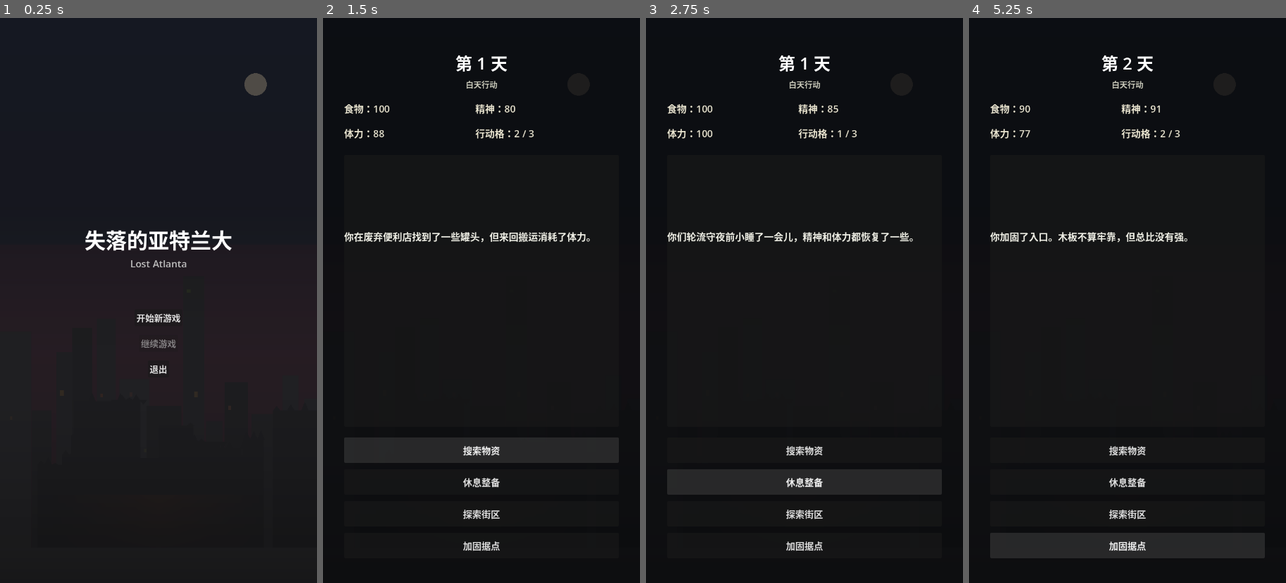
Above: before the commit, frames 1-4 (left to right).
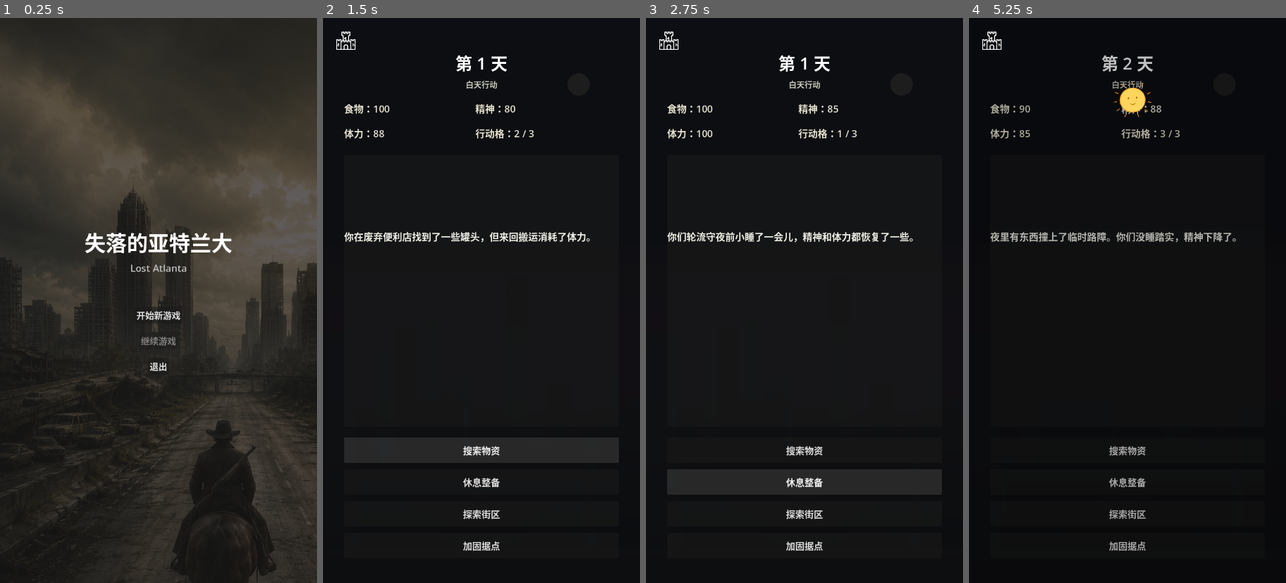
Above: after the commit, the same moments.

Repository: superlinjingxiang/The-Lost-Atlanta
Game: Godot game, scene res://scenes/MainMenu.tscn
Two runs of this game, one before a commit and one after it. Both use one fixed random seed, a clock stepped at 60 frames per second and the inputs below.
Inputs (mouse positions are in pixels of both pictures, inside the frame that each line leads up to):
- Up to frame 1 (0.25 s): no input
- Up to frame 2 (1.5 s): click "开始新游戏" at 0.5 s; click "搜索物资" at 1.25 s
- Up to frame 3 (2.75 s): click "休息整备" at 2 s
- Up to frame 4 (5.25 s): click "探索街区" at 2.75 s; click (991, 40) at 3.52 s; click "处理夜晚事件" at 4.25 s; click "加固据点" at 5 s

The runs differ from the first frame. In frame 1, 45% of the frame differs, in the area x 0-100%, y 2-100%; in frame 2, less than 0.1%; in frame 3, less than 0.1%; in frame 4, 6.0%.

Commit message:
🎮 第二阶段：游戏核心循环与主菜单完善
- 实现白/夜晚回合制游戏循环
- 完善主菜单UI（图标按钮、背景美化）
- 新增资源管理：食物/精神/体力
- 新增阶段管理器（PhaseManager）
- 新增多张UI素材（太阳/月亮/图标）
- 更新开发进度文档

Diff:
--- a/scenes/Game.tscn
+++ b/scenes/Game.tscn
@@ -1,7 +1,10 @@
-[gd_scene load_steps=3 format=3]
+[gd_scene load_steps=6 format=3]
 
 [ext_resource type="Texture2D" path="res://assets/images/ui/bg.png" id="1"]
 [ext_resource type="Script" path="res://scripts/Game.gd" id="2"]
+[ext_resource type="Texture2D" path="res://assets/images/ui/sun.png" id="3"]
+[ext_resource type="Texture2D" path="res://assets/images/ui/moon.png" id="4"]
+[ext_resource type="Texture2D" path="res://assets/images/ui/back_to_menu_icon.png" id="5"]
 
 [node name="Game" type="CanvasLayer"]
 script = ExtResource("2")
@@ -19,9 +22,11 @@
 color = Color(0.04, 0.045, 0.055, 0.68)
 
 [node name="RootMargin" type="MarginContainer" parent="."]
-anchors_preset = 15
-anchor_right = 1.0
+anchor_left = 0.5
+anchor_right = 0.5
 anchor_bottom = 1.0
+offset_left = -360.0
+offset_right = 360.0
 theme_override_constants/margin_left = 48
 theme_override_constants/margin_top = 72
 theme_override_constants/margin_right = 48
@@ -112,3 +117,44 @@
 text = "处理夜晚事件"
 theme_override_font_sizes/font_size = 22
 visible = false
+
+[node name="BackToMenuButton" type="Button" parent="."]
+anchor_left = 0.5
+anchor_right = 0.5
+offset_left = -336.0
+offset_top = 24.0
+offset_right = -280.0
+offset_bottom = 80.0
+z_index = 10
+tooltip_text = "返回主菜单"
+custom_minimum_size = Vector2(56, 56)
+icon = ExtResource("5")
+flat = true
+expand_icon = true
+
+[node name="DayNightTransition" type="Control" parent="."]
+visible = false
+anchor_right = 1.0
+anchor_bottom = 1.0
+mouse_filter = 2
+
+[node name="Dim" type="ColorRect" parent="DayNightTransition"]
+anchor_right = 1.0
+anchor_bottom = 1.0
+color = Color(0, 0, 0, 0.55)
+
+[node name="SunIcon" type="TextureRect" parent="DayNightTransition"]
+visible = false
+offset_right = 128.0
+offset_bottom = 128.0
+texture = ExtResource("3")
+expand_mode = 1
+stretch_mode = 5
+
+[node name="MoonIcon" type="TextureRect" parent="DayNightTransition"]
+visible = false
+offset_right = 128.0
+offset_bottom = 128.0
+texture = ExtResource("4")
+expand_mode = 1
+stretch_mode = 5
--- a/scenes/MainMenu.tscn
+++ b/scenes/MainMenu.tscn
@@ -1,84 +1,93 @@
- [gd_scene load_steps=3 format=3]
+[gd_scene format=3 uid="uid://b3ffw4lnmmn8p"]
 
- [ext_resource type="Texture2D" path="res://assets/images/ui/bg.png" id="1"]
- [ext_resource type="Script" path="res://scripts/MainMenu.gd" id="2"]
+[ext_resource type="Texture2D" uid="uid://dpmq6pgvu5p2s" path="res://assets/images/ui/main_menu_bg.png" id="1"]
+[ext_resource type="Script" uid="uid://c156va8ekt2gi" path="res://scripts/MainMenu.gd" id="2"]
 
- [node name="MainMenu" type="CanvasLayer"]
- script = ExtResource("2")
+[node name="MainMenu" type="CanvasLayer" unique_id=2069917397]
+script = ExtResource("2")
 
- [node name="Background" type="TextureRect" parent="."]
- anchor_right = 1.0
- anchor_bottom = 1.0
- texture = ExtResource("1")
- stretch_mode = 5
- modulate = Color(0.4, 0.4, 0.45, 0.75)
+[node name="Background" type="TextureRect" parent="." unique_id=1055947747]
+modulate = Color(0.4, 0.4, 0.45, 0.75)
+anchors_preset = 15
+anchor_right = 1.0
+anchor_bottom = 1.0
+texture = ExtResource("1")
+stretch_mode = 5
 
- [node name="VBoxContainer" type="VBoxContainer" parent="."]
- anchors_preset = 15
- anchor_right = 1.0
- anchor_bottom = 1.0
- grow_horizontal = 2
- grow_vertical = 2
- size_flags_horizontal = 4
- size_flags_vertical = 4
+[node name="VBoxContainer" type="VBoxContainer" parent="." unique_id=969522567]
+anchors_preset = 15
+anchor_right = 1.0
+anchor_bottom = 1.0
+grow_horizontal = 2
+grow_vertical = 2
+size_flags_horizontal = 4
+size_flags_vertical = 4
 
- [node name="CenterContainer" type="CenterContainer" parent="VBoxContainer"]
- size_flags_horizontal = 4
- size_flags_vertical = 3
+[node name="CenterContainer" type="CenterContainer" parent="VBoxContainer" unique_id=1063853205]
+layout_mode = 2
+size_flags_horizontal = 4
+size_flags_vertical = 3
 
- [node name="ContentVBox" type="VBoxContainer" parent="VBoxContainer/CenterContainer"]
- custom_minimum_size = Vector2(400, 0)
+[node name="ContentVBox" type="VBoxContainer" parent="VBoxContainer/CenterContainer" unique_id=673644238]
+custom_minimum_size = Vector2(400, 0)
+layout_mode = 2
+theme_override_constants/separation = 8
 
- [node name="TitleLabel" type="Label" parent="VBoxContainer/CenterContainer/ContentVBox"]
- horizontal_alignment = 1
- vertical_alignment = 1
- text = "失落的亚特兰大"
- theme_override_colors/font_color = Color(1, 1, 1, 1)
- theme_override_constants/line_spacing = 0
- theme_override_font_sizes/font_size = 48
- size_flags_horizontal = 4
- size_flags_vertical = 0
+[node name="TitleLabel" type="Label" parent="VBoxContainer/CenterContainer/ContentVBox" unique_id=1242323050]
+layout_mode = 2
+size_flags_horizontal = 4
+size_flags_vertical = 0
+theme_override_colors/font_color = Color(1, 1, 1, 1)
+theme_override_constants/line_spacing = 0
+theme_override_font_sizes/font_size = 48
+text = "失落的亚特兰大"
+horizontal_alignment = 1
+vertical_alignment = 1
 
- [node name="SubtitleLabel" type="Label" parent="VBoxContainer/CenterContainer/ContentVBox"]
- horizontal_alignment = 1
- vertical_alignment = 1
- text = "Lost Atlanta"
- theme_override_colors/font_color = Color(0.75, 0.75, 0.75, 1)
- theme_override_font_sizes/font_size = 22
- size_flags_horizontal = 4
- size_flags_vertical = 0
+[node name="SubtitleLabel" type="Label" parent="VBoxContainer/CenterContainer/ContentVBox" unique_id=923339348]
+layout_mode = 2
+size_flags_horizontal = 4
+size_flags_vertical = 0
+theme_override_colors/font_color = Color(0.75, 0.75, 0.75, 1)
+theme_override_font_sizes/font_size = 22
+text = "Lost Atlanta"
+horizontal_alignment = 1
+vertical_alignment = 1
 
- [node name="Spacer" type="Control" parent="VBoxContainer/CenterContainer/ContentVBox"]
- custom_minimum_size = Vector2(0, 80)
- size_flags_horizontal = 0
- size_flags_vertical = 3
+[node name="Spacer" type="Control" parent="VBoxContainer/CenterContainer/ContentVBox" unique_id=1077506945]
+custom_minimum_size = Vector2(0, 56)
+layout_mode = 2
+size_flags_horizontal = 0
+size_flags_vertical = 3
 
- [node name="Buttons" type="VBoxContainer" parent="VBoxContainer/CenterContainer/ContentVBox"]
- size_flags_horizontal = 4
- size_flags_vertical = 0
- theme_override_constants/separation = 20
+[node name="Buttons" type="VBoxContainer" parent="VBoxContainer/CenterContainer/ContentVBox" unique_id=773104914]
+layout_mode = 2
+size_flags_horizontal = 4
+size_flags_vertical = 0
+theme_override_constants/separation = 20
 
- [node name="StartButton" type="Button" parent="VBoxContainer/CenterContainer/ContentVBox/Buttons"]
- size_flags_horizontal = 4
- size_flags_vertical = 0
- text = "开始新游戏"
- theme_override_font_sizes/font_size = 20
+[node name="StartButton" type="Button" parent="VBoxContainer/CenterContainer/ContentVBox/Buttons" unique_id=188501324]
+layout_mode = 2
+size_flags_horizontal = 4
+size_flags_vertical = 0
+theme_override_font_sizes/font_size = 20
+text = "开始新游戏"
 
- [node name="ContinueButton" type="Button" parent="VBoxContainer/CenterContainer/ContentVBox/Buttons"]
- size_flags_horizontal = 4
- size_flags_vertical = 0
- text = "继续游戏"
- theme_override_font_sizes/font_size = 20
- disabled = true
+[node name="ContinueButton" type="Button" parent="VBoxContainer/CenterContainer/ContentVBox/Buttons" unique_id=817146332]
+layout_mode = 2
+size_flags_horizontal = 4
+size_flags_vertical = 0
+theme_override_font_sizes/font_size = 20
+disabled = true
+text = "继续游戏"
 
- [node name="QuitButton" type="Button" parent="VBoxContainer/CenterContainer/ContentVBox/Buttons"]
- size_flags_horizontal = 4
- size_flags_vertical = 0
- text = "退出"
- theme_override_font_sizes/font_size = 20
+[node name="QuitButton" type="Button" parent="VBoxContainer/CenterContainer/ContentVBox/Buttons" unique_id=1624905840]
+layout_mode = 2
+size_flags_horizontal = 4
+size_flags_vertical = 0
+theme_override_font_sizes/font_size = 20
+text = "退出"
 
- [node name="ConfirmDialog" type="AcceptDialog" parent="."]
- dialog_text = "确定要退出游戏吗？"
- dialog_hide_on_ok = true
- close_on_escape = true
- size = Vector2i(320, 130)
+[node name="ConfirmDialog" type="AcceptDialog" parent="." unique_id=1540629480]
+size = Vector2i(320, 130)
+dialog_text = "确定要退出游戏吗？"
--- a/scripts/Game.gd
+++ b/scripts/Game.gd
@@ -12,6 +12,24 @@
 @onready var explore_button: Button = $RootMargin/MainVBox/ActionsVBox/ExploreButton
 @onready var fortify_button: Button = $RootMargin/MainVBox/ActionsVBox/FortifyButton
 @onready var next_day_button: Button = $RootMargin/MainVBox/NextDayButton
+@onready var back_to_menu_button: Button = $BackToMenuButton
+@onready var day_night_transition: Control = $DayNightTransition
+@onready var transition_dim: ColorRect = $DayNightTransition/Dim
+@onready var sun_icon: TextureRect = $DayNightTransition/SunIcon
+@onready var moon_icon: TextureRect = $DayNightTransition/MoonIcon
+
+const CELESTIAL_ICON_SIZE: Vector2 = Vector2(128, 128)
+const DESIGN_WIDTH: float = 720.0
+const CELESTIAL_TRANSITION_DURATION: float = 1.45
+const CELESTIAL_EDGE_Y_RATIO: float = 0.25
+const CELESTIAL_TOP_Y_RATIO: float = 0.08
+
+var _transition_tween: Tween
+var _celestial_progress: float = 0.0
+var _celestial_left_x: float = 0.0
+var _celestial_right_x: float = 0.0
+var _celestial_edge_y: float = 0.0
+var _celestial_top_y: float = 0.0
 
 func _ready() -> void:
 	search_button.pressed.connect(_on_action_pressed.bind(GameManager.ACTION_SEARCH))
@@ -19,6 +37,7 @@
 	explore_button.pressed.connect(_on_action_pressed.bind(GameManager.ACTION_EXPLORE))
 	fortify_button.pressed.connect(_on_action_pressed.bind(GameManager.ACTION_FORTIFY))
 	next_day_button.pressed.connect(_on_next_day_pressed)
+	back_to_menu_button.pressed.connect(_on_back_to_menu_pressed)
 
 	GameManager.state_changed.connect(_refresh)
 	GameManager.action_resolved.connect(_on_action_resolved)
@@ -45,14 +64,16 @@
 
 func _input(event: InputEvent) -> void:
 	if event.is_action_pressed("ui_cancel"):
-		PhaseManager.transition_to(PhaseManager.PHASE_MAIN_MENU)
-		get_tree().change_scene_to_file("res://scenes/MainMenu.tscn")
+		_return_to_main_menu()
 
 func _on_action_pressed(action_id: String) -> void:
 	GameManager.perform_day_action(action_id)
 
 func _on_next_day_pressed() -> void:
 	GameManager.resolve_night_event()
+
+func _on_back_to_menu_pressed() -> void:
+	_return_to_main_menu()
 
 func _on_action_resolved(message: String) -> void:
 	story_label.text = message
@@ -62,11 +83,20 @@
 	story_label.text = message
 	_refresh()
 
-func _on_phase_changed(_current_phase: String, _previous_phase: String, _context: Dictionary) -> void:
+func _on_phase_changed(current_phase: String, _previous_phase: String, _context: Dictionary) -> void:
+	if current_phase == PhaseManager.PHASE_NIGHT_EVENT:
+		_play_celestial_transition(moon_icon)
+	elif current_phase == PhaseManager.PHASE_DAY_START:
+		_play_celestial_transition(sun_icon)
 	_refresh()
 
 func _on_game_over(_reason: String) -> void:
 	get_tree().change_scene_to_file("res://scenes/GameOver.tscn")
+
+func _return_to_main_menu() -> void:
+	GameManager.save_current_game()
+	PhaseManager.transition_to(PhaseManager.PHASE_MAIN_MENU)
+	get_tree().change_scene_to_file("res://scenes/MainMenu.tscn")
 
 func _refresh() -> void:
 	day_label.text = "第 %d 天" % GameManager.day
@@ -76,7 +106,7 @@
 	stamina_label.text = "体力：%d" % GameManager.resources.get("stamina", 0)
 	action_points_label.text = "行动格：%d / %d" % [GameManager.action_points, GameManager.MAX_ACTION_POINTS]
 
-	var can_act := PhaseManager.current_phase == PhaseManager.PHASE_DAY_ACTION_SELECT and GameManager.action_points > 0
+	var can_act: bool = PhaseManager.current_phase == PhaseManager.PHASE_DAY_ACTION_SELECT and GameManager.action_points > 0
 	search_button.disabled = not can_act
 	rest_button.disabled = not can_act
 	explore_button.disabled = not can_act
@@ -105,3 +135,58 @@
 			return "结局"
 		_:
 			return "未知阶段"
+
+func _play_celestial_transition(icon: TextureRect) -> void:
+	if _transition_tween != null:
+		_transition_tween.kill()
+
+	var viewport_size: Vector2 = get_viewport().get_visible_rect().size
+	var content_width: float = minf(DESIGN_WIDTH, viewport_size.x)
+	var left_x: float = ((viewport_size.x - content_width) * 0.5) - CELESTIAL_ICON_SIZE.x
+	var right_x: float = ((viewport_size.x + content_width) * 0.5)
+	var edge_y: float = viewport_size.y * CELESTIAL_EDGE_Y_RATIO
+	var top_y: float = viewport_size.y * CELESTIAL_TOP_Y_RATIO
+
+	day_night_transition.visible = true
+	transition_dim.modulate = Color(1, 1, 1, 0)
+	sun_icon.visible = false
+	moon_icon.visible = false
+
+	icon.visible = true
+	icon.size = CELESTIAL_ICON_SIZE
+	icon.pivot_offset = CELESTIAL_ICON_SIZE * 0.5
+	icon.rotation = 0.0
+	icon.modulate = Color(1, 1, 1, 0)
+	_celestial_left_x = left_x
+	_celestial_right_x = right_x
+	_celestial_edge_y = edge_y
+	_celestial_top_y = top_y
+	_celestial_progress = 0.0
+	_update_celestial_arc(0.0, icon)
+
+	_transition_tween = create_tween()
+	_transition_tween.set_parallel(true)
+	_transition_tween.tween_property(transition_dim, "modulate:a", 0.45, 0.18)
+	_transition_tween.tween_property(transition_dim, "modulate:a", 0.0, 0.25).set_delay(CELESTIAL_TRANSITION_DURATION - 0.25)
+	_transition_tween.tween_property(icon, "modulate:a", 1.0, 0.16)
+	_transition_tween.tween_property(icon, "modulate:a", 0.0, 0.25).set_delay(CELESTIAL_TRANSITION_DURATION - 0.25)
+	_transition_tween.tween_method(_update_celestial_arc.bind(icon), 0.0, 1.0, CELESTIAL_TRANSITION_DURATION)
+	_transition_tween.finished.connect(_on_celestial_transition_finished)
+
+func _on_celestial_transition_finished() -> void:
+	day_night_transition.visible = false
+	sun_icon.visible = false
+	moon_icon.visible = false
+
+func _update_celestial_arc(progress: float, icon: TextureRect) -> void:
+	_celestial_progress = clampf(progress, 0.0, 1.0)
+	var eased_progress: float = _ease_fast_edges_slow_center(_celestial_progress)
+	var x: float = lerpf(_celestial_left_x, _celestial_right_x, eased_progress)
+	var arc_height: float = sin(_celestial_progress * PI)
+	var y: float = lerpf(_celestial_edge_y, _celestial_top_y, arc_height)
+	icon.position = Vector2(x, y)
+
+func _ease_fast_edges_slow_center(progress: float) -> float:
+	var centered: float = progress - 0.5
+	var shaped: float = 4.0 * centered * centered * centered + 0.5
+	return clampf(shaped, 0.0, 1.0)
--- a/scripts/MainMenu.gd
+++ b/scripts/MainMenu.gd
@@ -18,7 +18,7 @@
 	_load_background()
 
 func _load_background() -> void:
-	var texture := load("res://assets/images/ui/bg.png") as Texture2D
+	var texture: Texture2D = load("res://assets/images/ui/main_menu_bg.png") as Texture2D
 	if texture:
 		bg_texture.texture = texture
 
--- a/scripts/autoload/GameManager.gd
+++ b/scripts/autoload/GameManager.gd
@@ -46,17 +46,18 @@
 	state_changed.emit()
 
 func continue_saved_game() -> bool:
-	var data := SaveManager.load_game()
+	var data: Dictionary = SaveManager.load_game()
 	if data.is_empty():
 		return false
 
 	var run_state: Dictionary = data.get("run_state", {})
 	day = int(run_state.get("day", 1))
-	resources = run_state.get("resources", {
+	var saved_resources: Dictionary = run_state.get("resources", {
 		"food": 100,
 		"morale": 80,
 		"stamina": 100
 	})
+	resources = saved_resources
 	action_points = int(run_state.get("action_points", MAX_ACTION_POINTS))
 	is_game_active = true
 	last_action_id = ""
@@ -88,7 +89,7 @@
 
 	last_action_id = action_id
 	PhaseManager.transition_to(PhaseManager.PHASE_DAY_ACTION_RESOLVE, {"action_id": action_id})
-	var message := _resolve_action(action_id)
+	var message: String = _resolve_action(action_id)
 	action_points -= 1
 	action_resolved.emit(message)
 
@@ -124,6 +125,11 @@
 
 func has_saved_game() -> bool:
 	return SaveManager.has_save()
+
+func save_current_game() -> bool:
+	if not is_game_active:
+		return false
+	return SaveManager.save_game(build_save_data())
 
 func build_save_data() -> Dictionary:
 	return {
--- a/scripts/autoload/PhaseManager.gd
+++ b/scripts/autoload/PhaseManager.gd
@@ -29,8 +29,8 @@
 	if next_phase == "":
 		return
 
-	var from_phase := current_phase
-	var next_context := context.duplicate(true)
+	var from_phase: String = current_phase
+	var next_context: Dictionary = context.duplicate(true)
 
 	_run_hooks(from_phase, TIMING_BEFORE_EXIT, next_context)
 	phase_changing.emit(from_phase, next_phase, next_context)
@@ -56,7 +56,7 @@
 	if not owner.has_method(method_name):
 		return
 
-	var hook_key := _get_hook_key(phase_name, timing)
+	var hook_key: String = _get_hook_key(phase_name, timing)
 	if not _hooks.has(hook_key):
 		_hooks[hook_key] = []
 
@@ -91,8 +91,8 @@
 
 	var entries: Array = _hooks[hook_key]
 	for entry in entries:
-		var owner := entry.get("owner") as Object
-		var method_name := entry.get("method_name") as StringName
+		var owner: Object = entry.get("owner") as Object
+		var method_name: StringName = entry.get("method_name") as StringName
 		if not is_instance_valid(owner) or not owner.has_method(method_name):
 			hook_failed.emit(hook_key, owner, method_name)
 			continue
--- a/scripts/autoload/SaveManager.gd
+++ b/scripts/autoload/SaveManager.gd
@@ -10,7 +10,7 @@
 		DirAccess.remove_absolute(SAVE_PATH)
 
 func save_game(data: Dictionary) -> bool:
-	var file := FileAccess.open(SAVE_PATH, FileAccess.WRITE)
+	var file: FileAccess = FileAccess.open(SAVE_PATH, FileAccess.WRITE)
 	if file == null:
 		return false
 
@@ -21,11 +21,11 @@
 	if not has_save():
 		return {}
 
-	var file := FileAccess.open(SAVE_PATH, FileAccess.READ)
+	var file: FileAccess = FileAccess.open(SAVE_PATH, FileAccess.READ)
 	if file == null:
 		return {}
 
-	var parsed := JSON.parse_string(file.get_as_text())
+	var parsed: Variant = JSON.parse_string(file.get_as_text())
 	if typeof(parsed) != TYPE_DICTIONARY:
 		return {}
 
Binary file added: assets/images/ui/back_to_menu_icon.png
Binary file added: assets/images/ui/main_menu_bg.png
Binary file added: assets/images/ui/main_menu_icon.png
Binary file added: assets/images/ui/moon.png
Binary file added: assets/images/ui/sun.png
Not shown, changed: .gitignore
Not shown, changed: AGENTS.md
Not shown, added: docs/开发进度-2026-06-25.md
